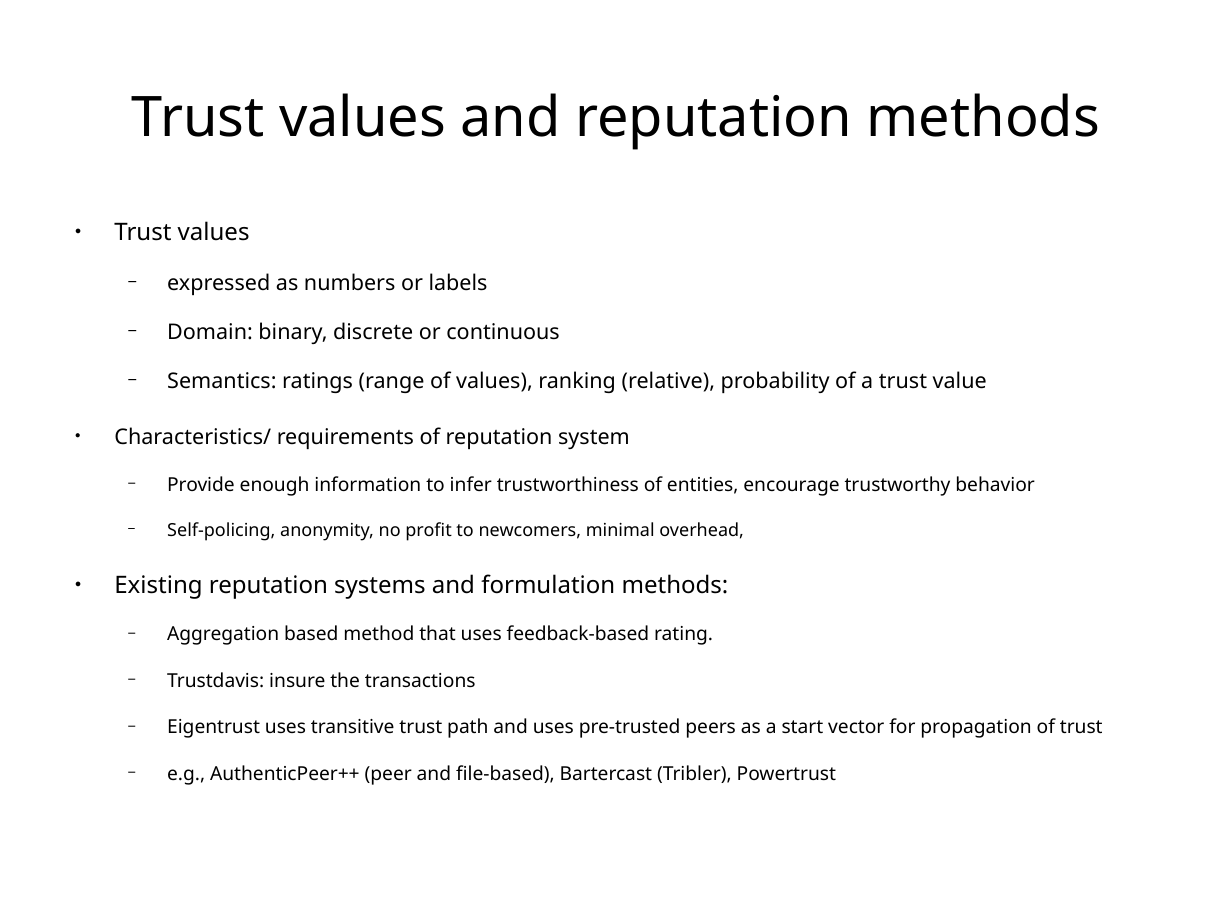
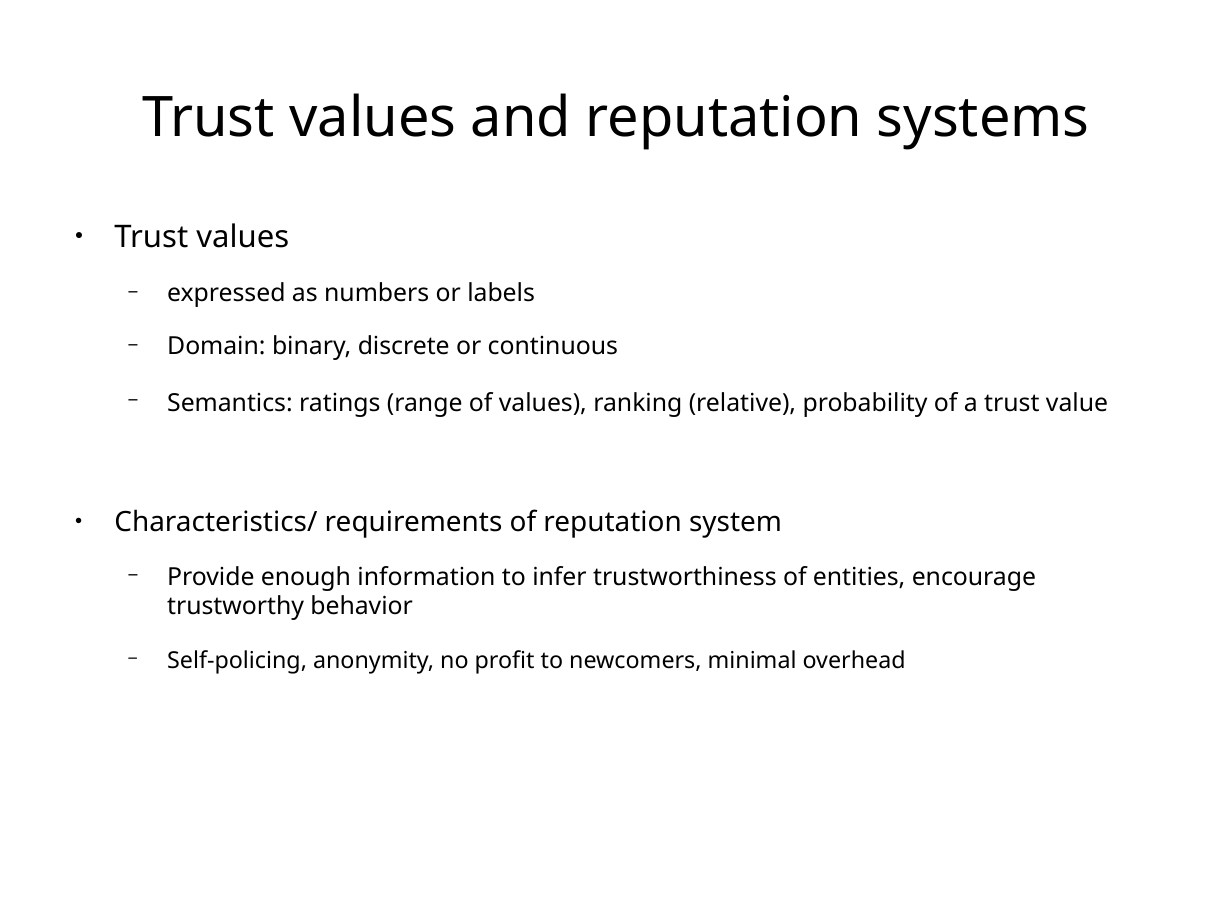
Before and after one commit to s2-t2/blockchain_reputation_system, a slide deck: slide 12 of documents/Presentation/Presentationv1.odp (slide 10 before the commit). Drawn at 1232x924 pixels with LibreOffice and Linux fonts; fonts in the diff are those of the drawing. Boxes give left, top, right and bottom in pixels: in the first picture for what was removed or moved away, otherwise in the second. Text is boxed around its words. In the diff, an @@ line names an element or a change of style, - is before the commit and + after.

```diff
--- a/documents/Presentation/Presentationv1.odp
+++ b/documents/Presentation/Presentationv1.odp
@@ title at (142, 93, 1090, 150): text changed @@
-Trust values and reputation methods
+Trust values and reputation systems
@@ text at (114, 223, 1108, 620): size 15.5 to 20 pt in "Trust values"; size 13.9 to 16 pt in "expressed as numbers or labels", "Domain: binary, discrete or continuous", "Semantics: ratings (range of values), ranking (relative), ..."; size 13.9 to 18 pt in "Characteristics/ requirements of reputation system"; size 12.4 to 16 pt in "Provide enough information to infer trustworthiness of ..." @@
@@ text at (167, 650, 906, 674): text changed; size 12.4 to 15 pt @@
-  − Self-policing, anonymity, no profit to newcomers, minimal overhead,
-● Existing reputation systems and formulation methods:
-  − Aggregation based method that uses feedback-based rating.
-  − Trustdavis: insure the transactions
-  − Eigentrust uses transitive trust path and uses pre-trusted peers as a start vector for propagation of trust
-  − e.g., AuthenticPeer++ (peer and file-based), Bartercast (Tribler), Powertrust
+  − Self-policing, anonymity, no profit to newcomers, minimal overhead
```
Also in this commit, not shown: 5 other slides changed, 28 slides added, 7 slides removed, 24 other files.
